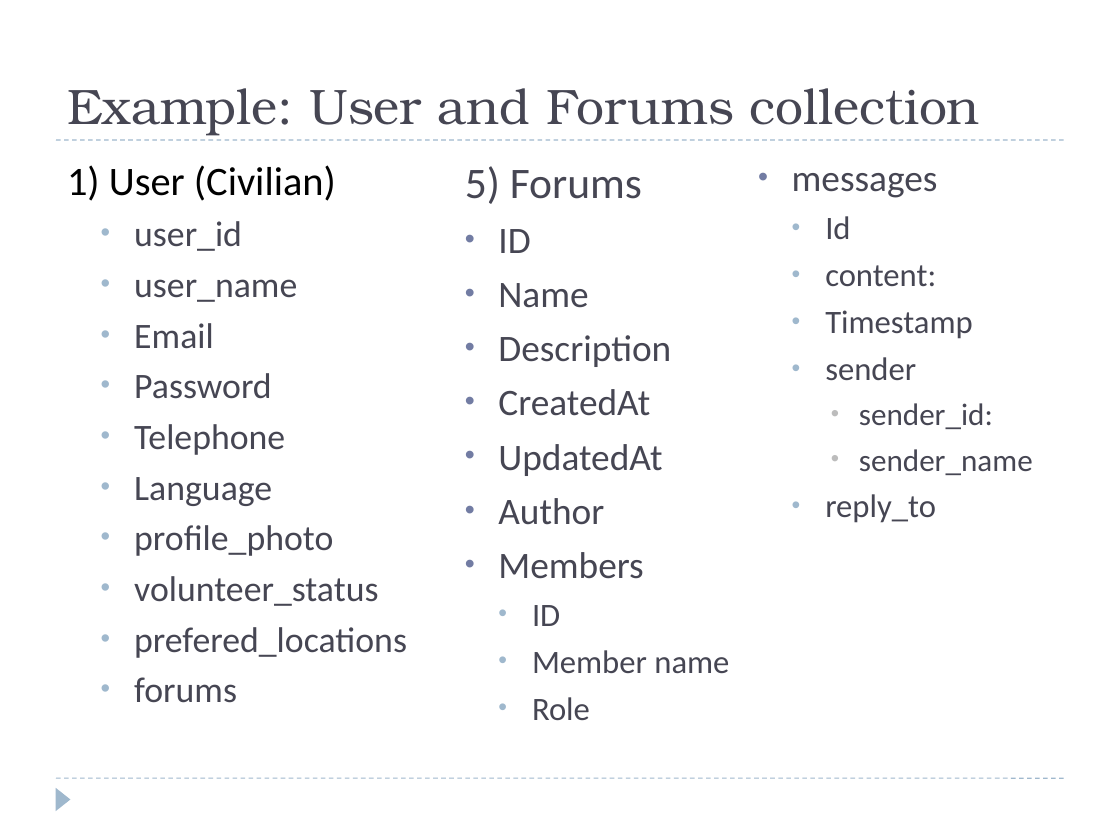
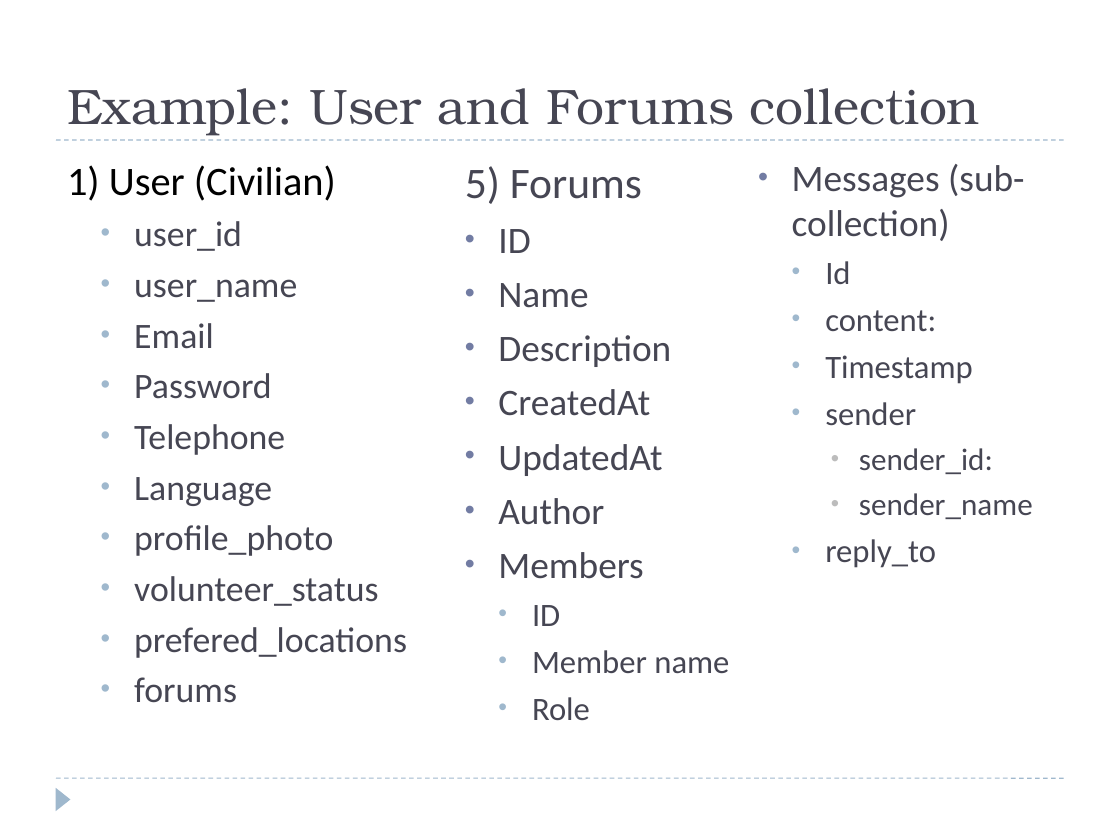
Before and after one commit to JIM440/CEF440-group-22, a slide deck: slide 10 of Task 6/Group_22.pptx. Drawn at 1120x840 pixels with LibreOffice and Linux fonts; fonts in the diff are those of the drawing. Boxes give left, top, right and bottom in pixels: in the first picture for what was removed or moved away, otherwise in the second. Text is boxed around its words. In the diff, an @@ line names an element or a change of style, - is before the commit and + after.

```diff
--- a/Task 6/Group_22.pptx
+++ b/Task 6/Group_22.pptx
@@ text at [792, 164, 1025, 241]: text changed @@
-• messages
+• Messages (sub-collection)
```
Also in this commit, not shown: 2 other files.
